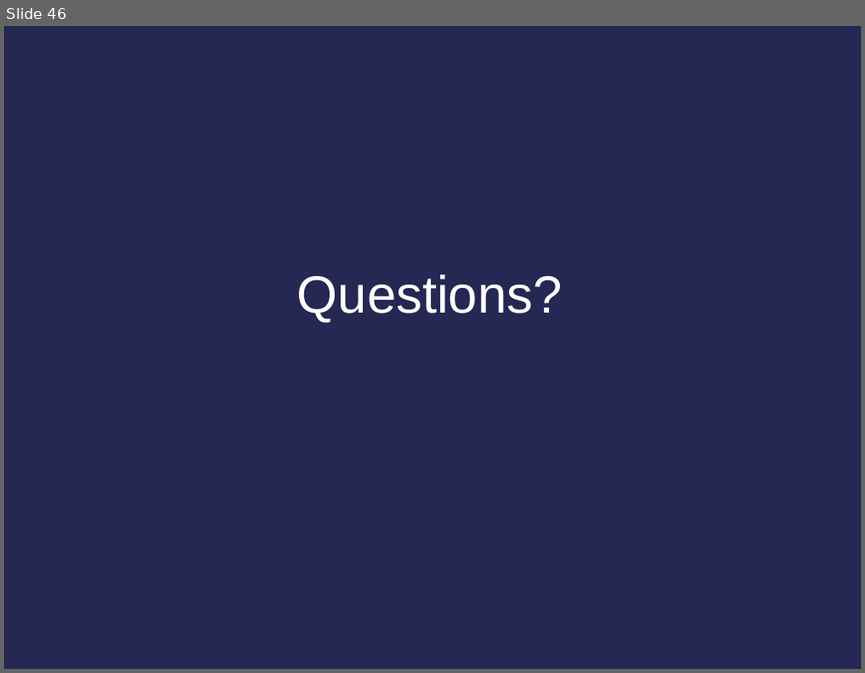
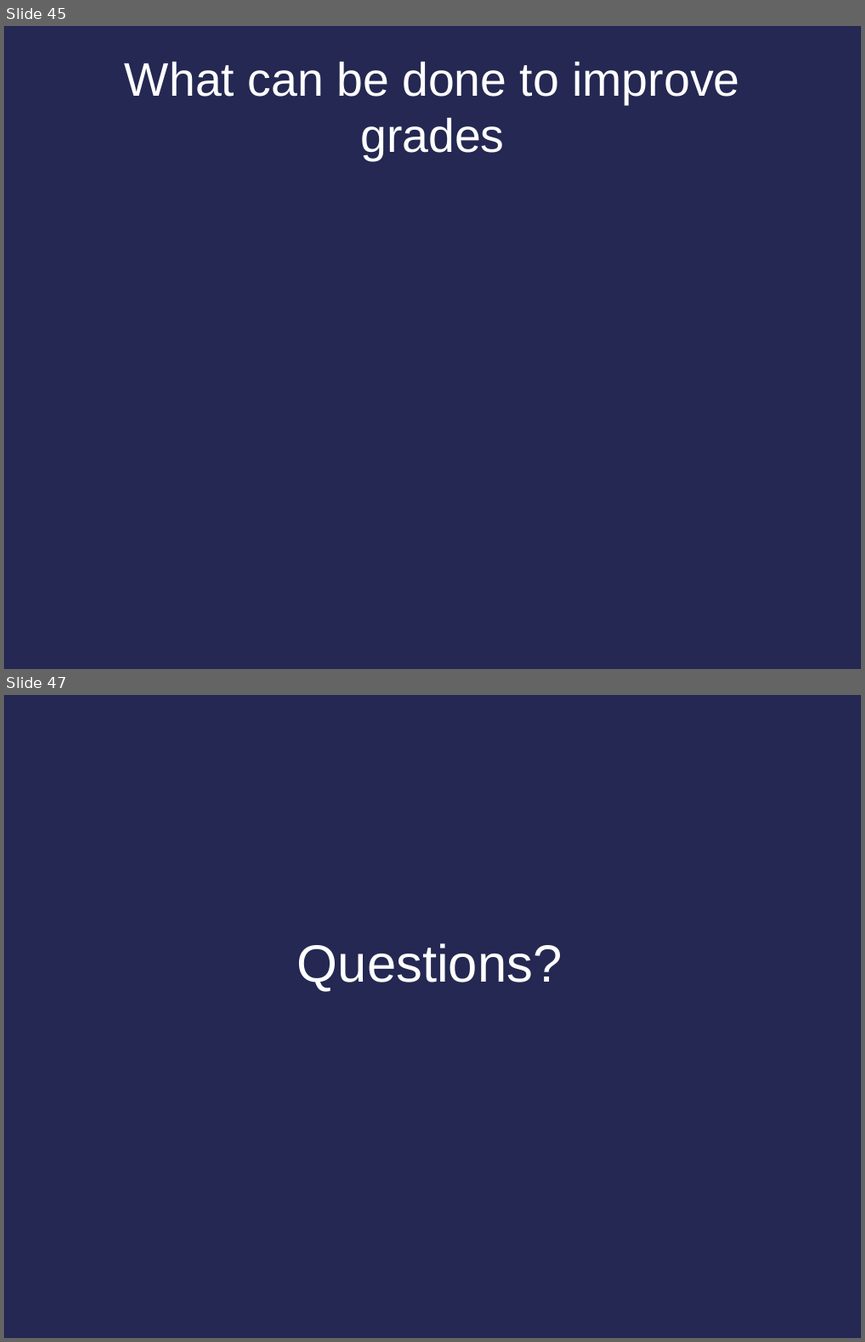
Before and after one commit to cfrandall2/CarolynProject, a slide deck: Carolyn_Randall_DSProject.pptx. Shown one above the other, each under a label of ours: slide 46 before the commit, slides 45 and 47 after it; the slides between them are not shown. The pictures are 865x673 and 865x1342 pixels, drawn with LibreOffice and Linux fonts; fonts in the diff are those of the drawing. Boxes give left, top, right and bottom in pixels: in the first picture for what was removed or moved away, otherwise in the second. Text is boxed around its words. In the diff, an @@ line names an element or a change of style, - is before the commit and + after.

```diff
--- a/Carolyn_Randall_DSProject.pptx
+++ b/Carolyn_Randall_DSProject.pptx
@@ slide 45 added at box(4, 26, 861, 669), background #242852 @@
@@ title added at box(125, 62, 739, 161), 39.6 pt, text #FFFFFF @@
+What can be done to improve grades
@@ what was slide 46 is now slide 47 @@
```
Also in this commit, not shown: 39 slides changed, 1 other slide added, 1 slide removed.
